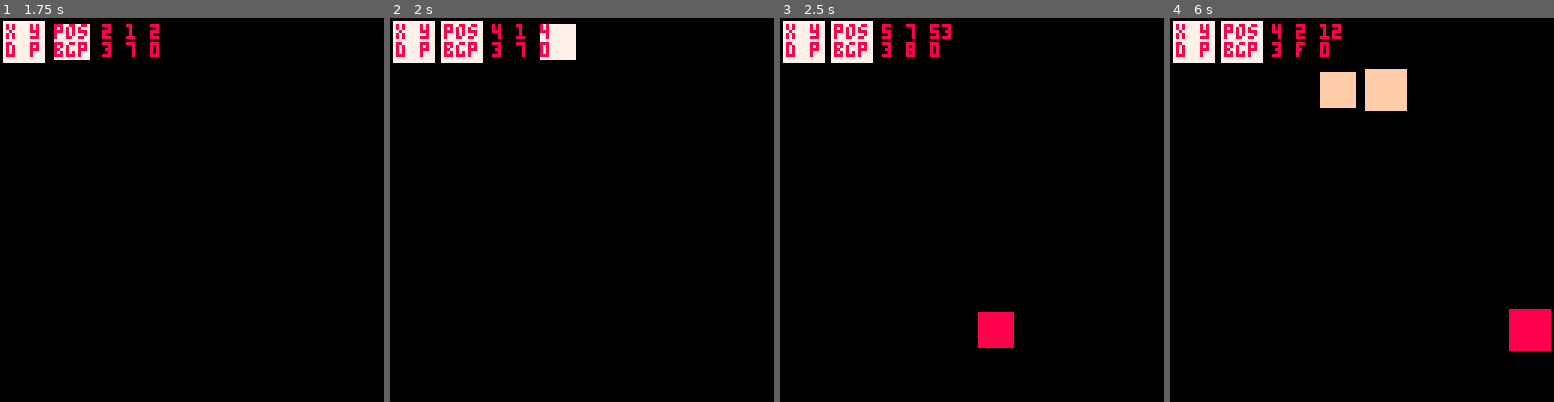
Above: before the commit, frames 1-4 (left to right).
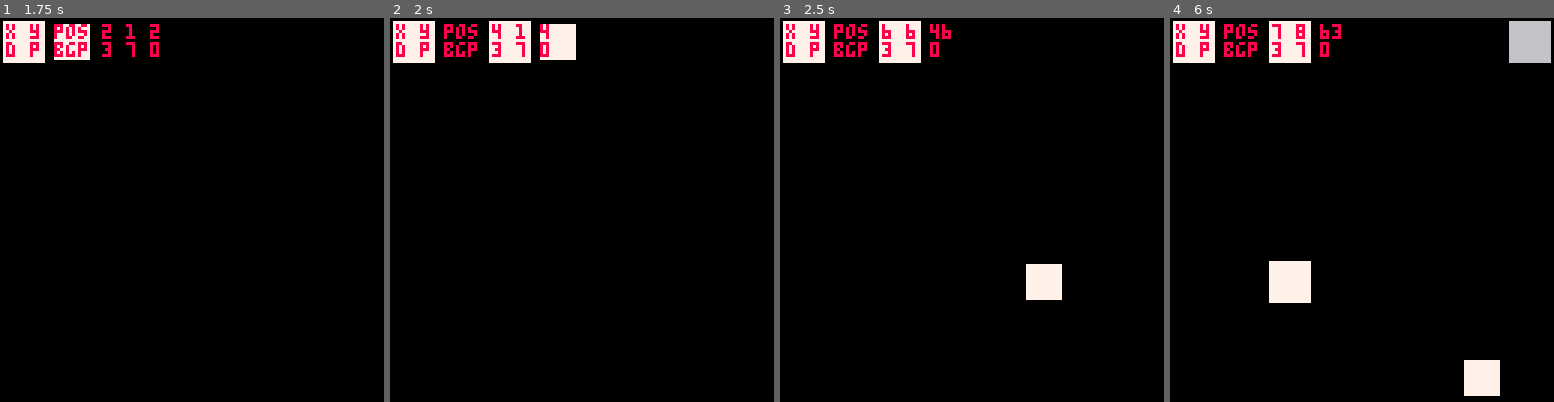
Above: after the commit, the same moments.

Repository: lesleyrs/pico-paint
Game: PICO-8 cartridge picopaint.p8
The game is run twice, just before and just after one commit, with the same random seed, the same clock (stepped at 60 frames per second) and the same inputs.
Inputs:
- Up to frame 1 (1.75 s): tap X (X key) at 0.33, 1.07 s; tap O (Z key) at 0.7, 1.7 s; hold Right from 1.6 s (still down)
- Up to frame 2 (2 s): keep holding Right; tap X (X key) at 1.85 s
- Up to frame 3 (2.5 s): release Right at 2.1 s; tap O (Z key) at 2.1 s; hold Up 2.15-2.42 s; hold Right from 2.47 s (still down)
- Up to frame 4 (6 s): tap O (Z key) every 0.4 s from 2.5 to 5.7 s; tap X (X key) at 2.97, 4.08, 5.2 s; release Right at 3.03 s; hold Left 3.08-3.58 s; hold Down 3.63-3.97 s; hold Right 4.02-4.68 s; hold Up 4.73-5.03 s; hold Left 5.08-5.68 s; hold Down from 5.73 s (still down)

Frame 1 is identical in both runs. In frame 2, 1.8% of the frame differs, in the area x 13-37%, y 0-12%; in frame 3, 3.7%; in frame 4, 8.5%, in the area x 13-100%, y 0-99%.

Commit message:
no delay if not moving

Diff:
--- a/picopaint.p8
+++ b/picopaint.p8
@@ -11,6 +11,7 @@
 clear = "[gfx]08080000000000000000000000000000000000000000000000000000000000000000[/gfx]"
 pix = "[gfx]08080000000000000000000000000000000000000000000000000000000000000000[/gfx]"
 hidedebug = false
+moving = false
 poke(0x5f5c, 255)
 
 function _init()
@@ -31,6 +32,14 @@
 	hex = tostr(col,true)
 	drawall()
 	takeinput()
+	for i=0,3 do
+		if btn(i) and not btn(🅾️) then
+			moving = true
+			break
+		else
+			moving = false
+		end
+	end
 end
 
 function takeinput()
@@ -64,7 +73,7 @@
 		end
 	end
 	if not btn(🅾️) then
-		if frames >= delay then
+		if frames >= delay or moving == false then
 			frames = 0
 			if btn(⬆️) then
 				if y > 0 then
@@ -120,6 +129,7 @@
 --		?"pix:"..pix,2,18,dcol
 --		?"cpy:"..stat(4),dcol
 --		?"lst:"..last_copy,dcol
+--		?"moving:"..tostr(moving),dcol
 	end
 end
 
Not shown, changed: picopaint.p8.png
